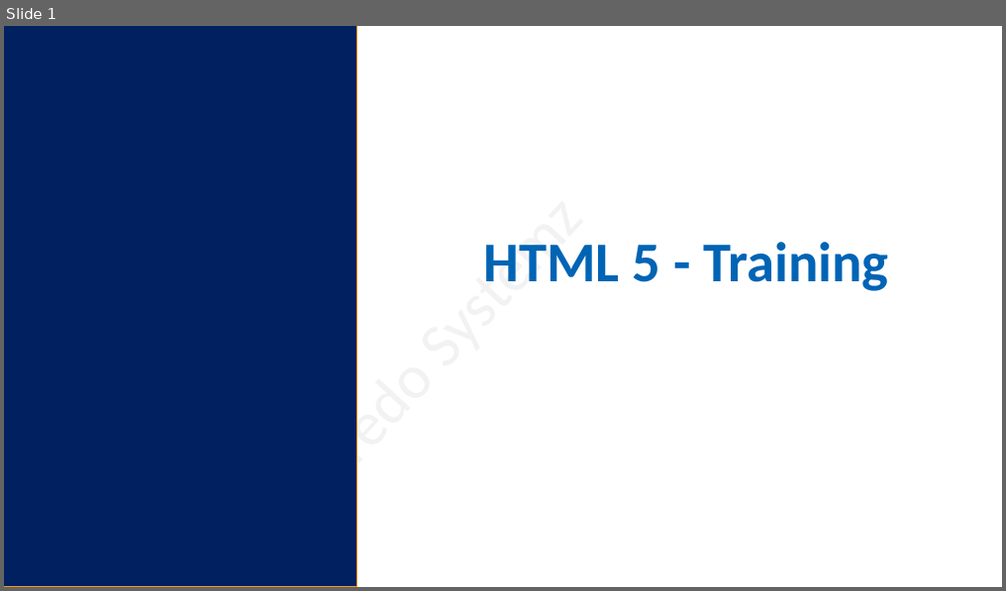
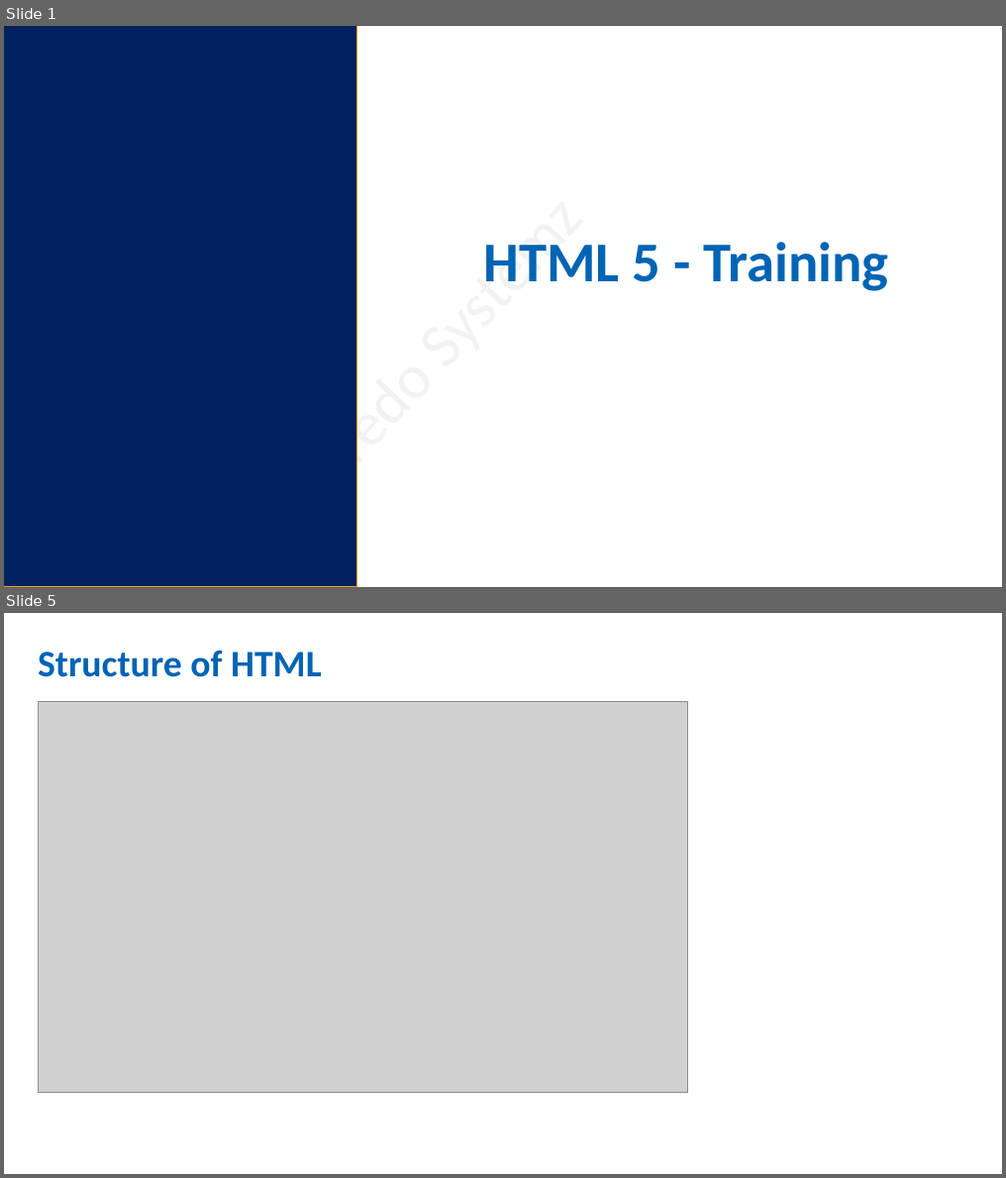
Before and after one commit to salman3009/newtownJuneBatch, a slide deck: June_Batch/16-06-22/html_16_06_22.pptx. Shown one above the other, each under a label of ours: slide 1 before the commit, slides 1 and 5 after it; the slides between them are not shown. The pictures are 1006x591 and 1006x1178 pixels, drawn with LibreOffice and Linux fonts; fonts in the diff are those of the drawing; grey boxes stand for pictures. Boxes give left, top, right and bottom in pixels: in the first picture for what was removed or moved away, otherwise in the second. Text is boxed around its words. In the diff, an @@ line names an element or a change of style, - is before the commit and + after.

```diff
--- a/June_Batch/16-06-22/html_16_06_22.pptx
+++ b/June_Batch/16-06-22/html_16_06_22.pptx
@@ slide 5 added at (4, 613, 1002, 1174), background #FFFFFF; not listed: 1 template element that a slide beside it also shows @@
@@ text added at (38, 650, 322, 677), 36 pt, text #0064B5, bold @@
+Structure of HTML
@@ picture added at (39, 702, 687, 1093) @@
```
Also in this commit, not shown: 1 slide changed, 22 other slides added, 5 slides removed, 2 other files.
